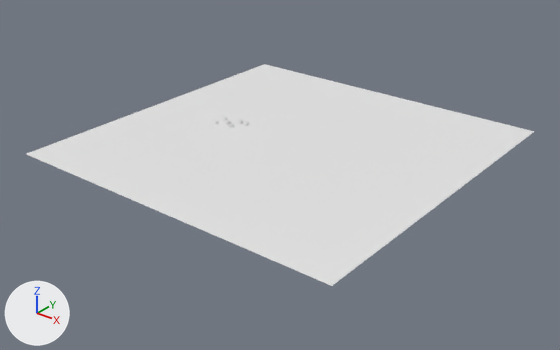
Two versions of the FBX model Tools/Assets/Saves/DemoScene.fbx, one commit apart.
The view is the same before and after, from a camera (50 mm lens) standing at (0.971, -1.243, 0.683) and looking at (0.009, -0.041, -0.062). Lighting does not change. The marker at lower left points along +X, +Y and +Z. Where no turn or scale is listed for an object, it has been applied to the vertices.

Names of what the first picture shows: 'Ground'.
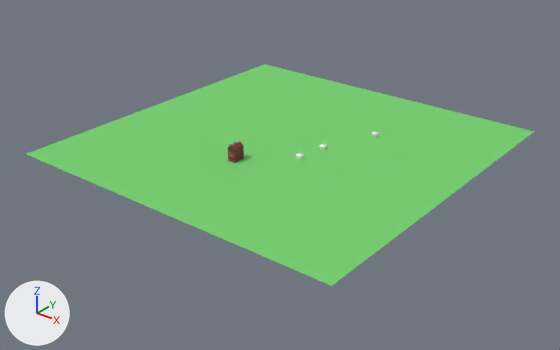
The change, as a diff of the scene's bpy script:
```diff
--- a/Tools/Assets/Saves/DemoScene.fbx.py
+++ b/Tools/Assets/Saves/DemoScene.fbx.py
@@ mat_grass__instance @@
+mat_grass__instance = principled_material('Grass (Instance)')
+mat_grass__instance.base_color = (0.181, 0.632, 0.158)  # green #76d06f
+mat_grass__instance.roughness = 1.0
@@ mat_darkred__instance @@
+mat_darkred__instance = principled_material('DarkRed (Instance)')
+mat_darkred__instance.base_color = (0.26, 0.0691, 0.0691)  # brown #8b4a4a
+mat_darkred__instance.roughness = 1.0
@@ me_ground @@
 me_ground.from_pydata(...)  # 121 vertices, 200 faces; spans x -0.4..0.4, y -0.4..0.4, z 0.0
+me_ground.materials.append(mat_grass__instance)  # green #76d06f
@@ me_building1_small @@
+me_building1_small.from_pydata(...)  # 8894 vertices, 16604 faces; spans x -0.011..0.011, y -0.015..0.015, z 0.0..0.0373
+me_building1_small.polygons.foreach_set('use_smooth', [True] * 16604)
+me_building1_small.materials.append(mat_darkred__instance)  # brown #8b4a4a
@@ ob_building1_small @@
+ob_building1_small = bpy.data.objects.new('Building1_Small', me_building1_small)
+ob_building1_small.location = (-0.03, -0.14, 0.0)
```

Boxes (x1, y1, x2, y2) around the edits, measured in the pictures (560 x 350 px):
'Ground', recoloured (white to green): (27, 64, 535, 286) in both
'Building1_Small', added: after (227, 141, 244, 163)
